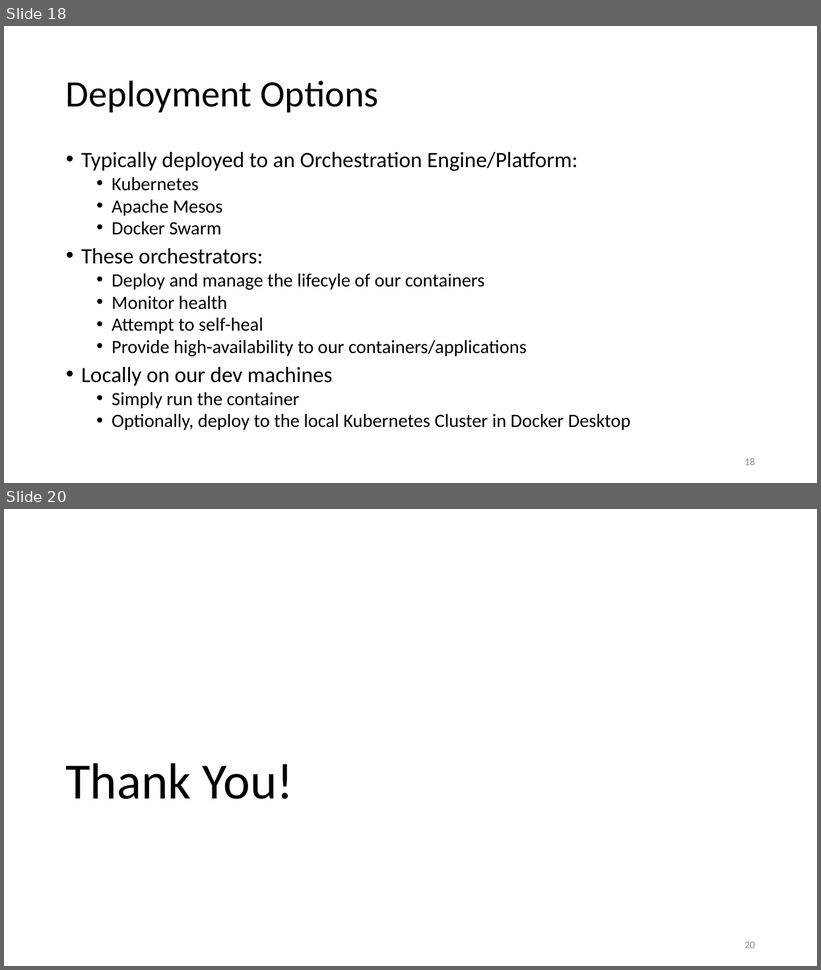
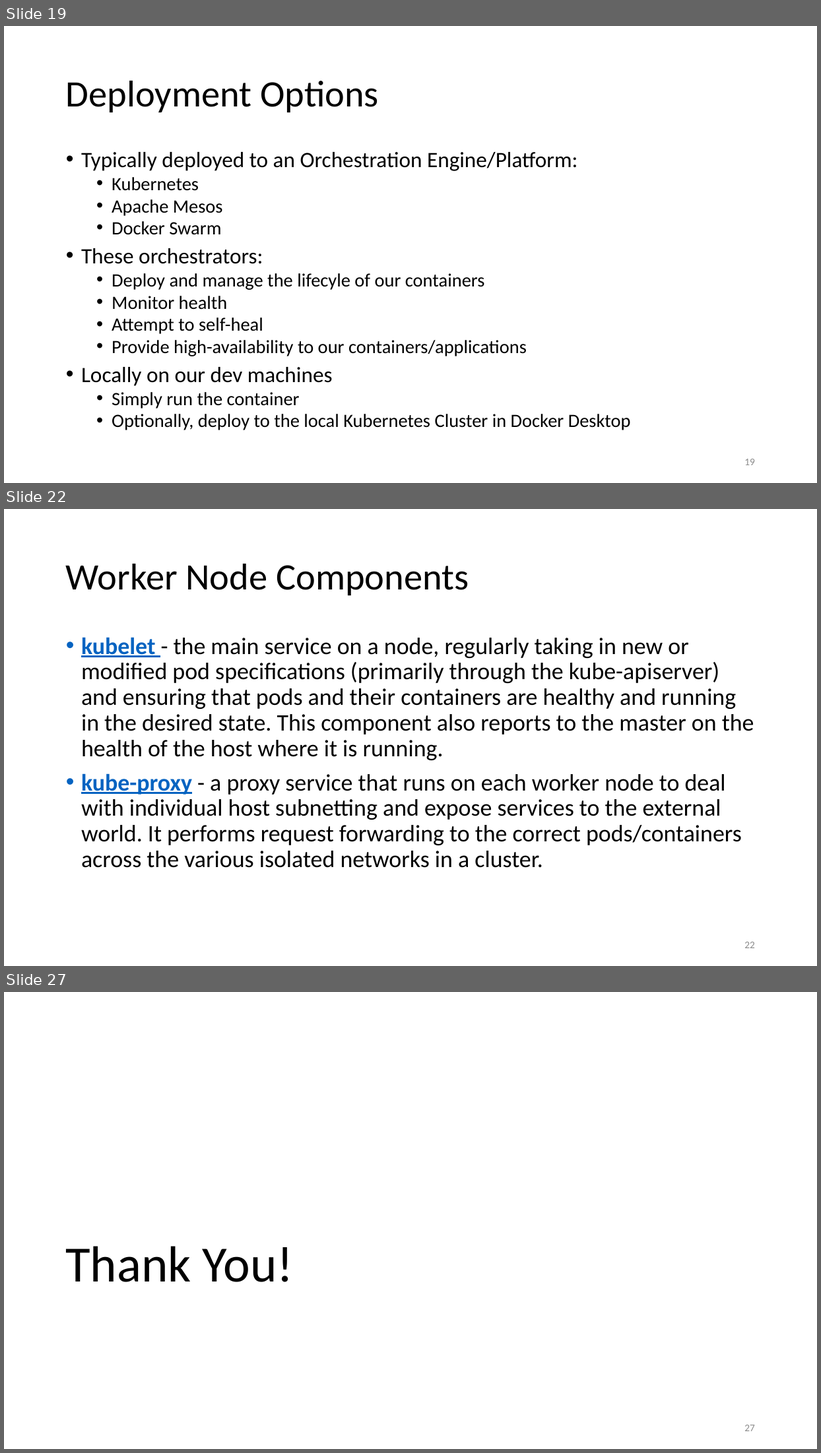
Before and after one commit to jpenniman/java-ms-training, a slide deck: slide-decks/Introduction-to-containers.pptx. Shown one above the other, each under a label of ours: slides 18 and 20 before the commit, slides 19, 22 and 27 after it; the slides between them are not shown. The pictures are 821x970 and 821x1453 pixels, drawn with LibreOffice and Linux fonts; fonts in the diff are those of the drawing; background and template pictures are left out. Boxes give left, top, right and bottom in pixels: in the first picture for what was removed or moved away, otherwise in the second. Text is boxed around its words. In the diff, an @@ line names an element or a change of style, - is before the commit and + after.

```diff
--- a/slide-decks/Introduction-to-containers.pptx
+++ b/slide-decks/Introduction-to-containers.pptx
@@ slide 22 added at bbox=[4, 509, 817, 966], background #FFFFFF @@
@@ title added at bbox=[66, 563, 469, 595], 44 pt, text #000000 @@
+Worker Node Components
@@ text added at bbox=[81, 637, 754, 868], 28 pt, text #000000 @@
+• kubelet - the main service on a node, regularly taking in new or modified pod specifications (primarily through the kube-apiserver) and ensuring that pods and their containers are healthy and running in the desired state. This component also reports to the master on the health of the host where it is running.
+• kube-proxy - a proxy service that runs on each worker node to deal with individual host subnetting and expose services to the external world. It performs request forwarding to the correct pods/containers across the various isolated networks in a cluster.
@@ page number added at bbox=[745, 942, 755, 949], 12 pt, text #8C8C8C @@
+22
@@ what was slide 18 is now slide 19 @@
@@ page number at bbox=[745, 459, 755, 466]: text changed @@
-18
+19
@@ what was slide 20 is now slide 27 @@
@@ page number at bbox=[745, 1425, 755, 1432]: text changed @@
-20
+27
```
Also in this commit, not shown: 1 slide changed, 6 other slides added.
